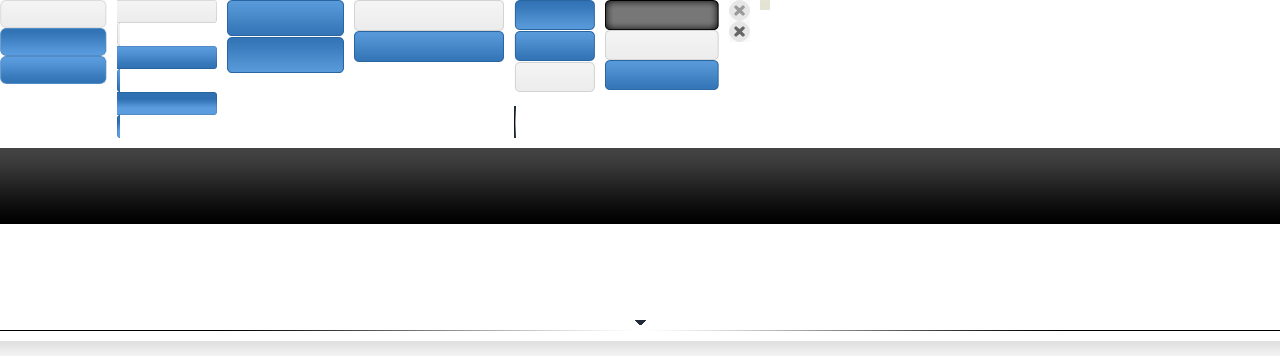
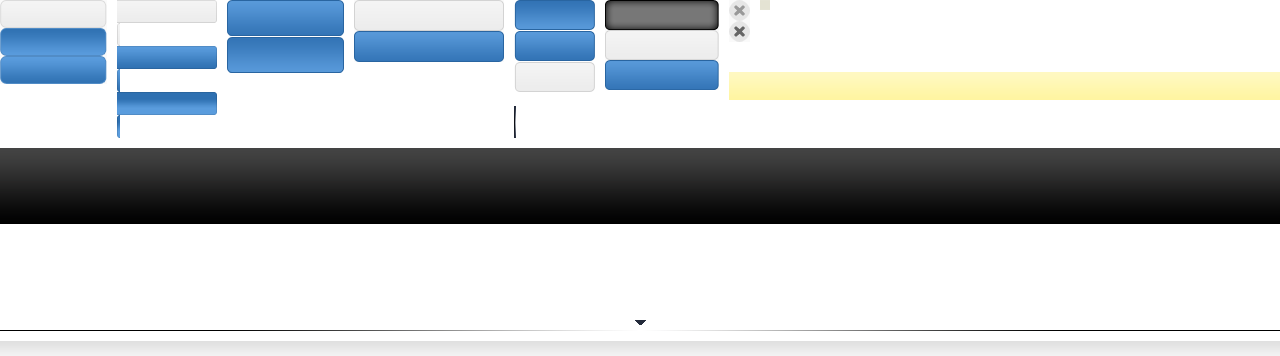
Comparing the layer stacks of the two 1280 x 356 images. Changes:
added layer "Layer 18" above "Layer 17" over [729,72,1280,100]
